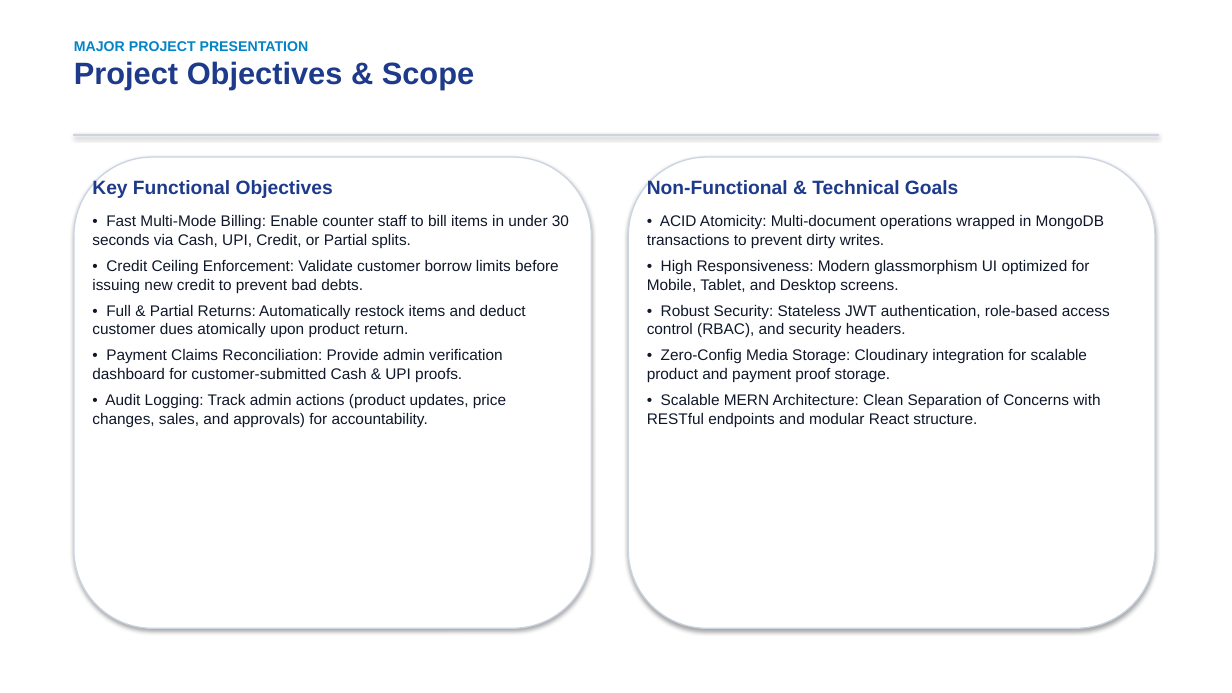
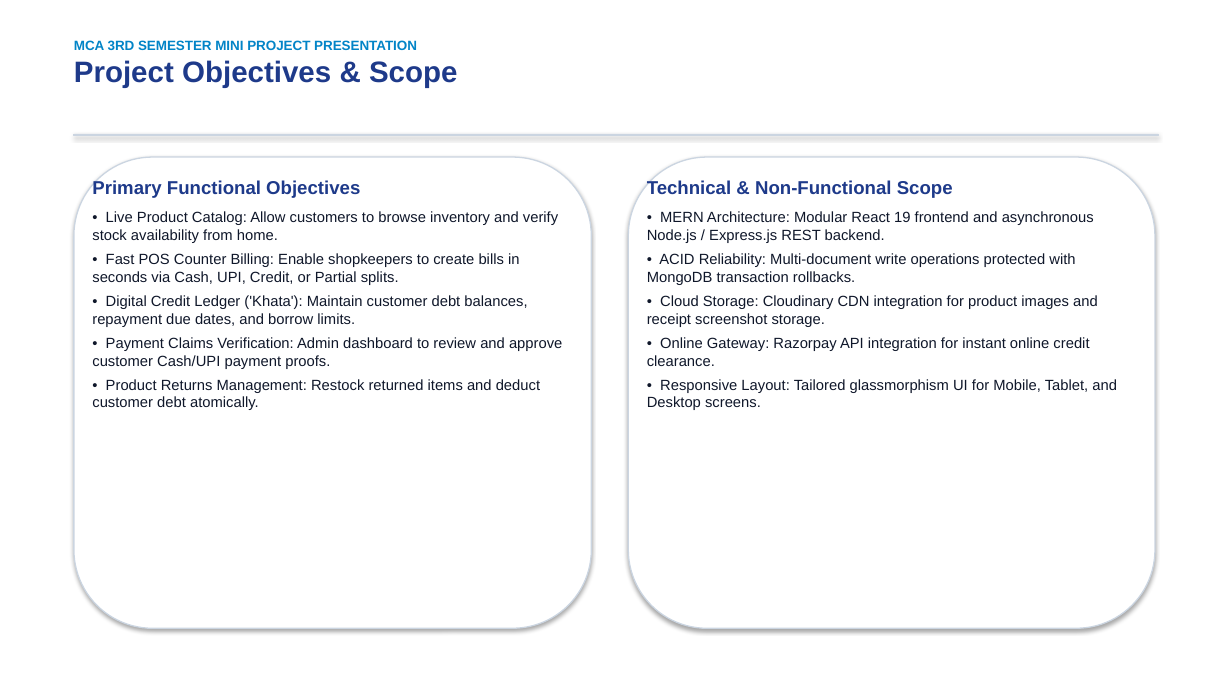
Before and after one commit to Ajitsingh57/SmartShop, a slide deck: slide 4 of docs/SmartShop_Project_Presentation.pptx. Drawn at 1232x693 pixels with LibreOffice and Linux fonts; fonts in the diff are those of the drawing. Boxes give left, top, right and bottom in pixels: in the first picture for what was removed or moved away, otherwise in the second. Text is boxed around its words. In the diff, an @@ line names an element or a change of style, - is before the commit and + after.

Commit message:
feat: isolate admin/customer auth sessions, fix protected route redirect, and update MCA synopsis & docs

```diff
--- a/docs/SmartShop_Project_Presentation.pptx
+++ b/docs/SmartShop_Project_Presentation.pptx
@@ text at box(74, 40, 417, 50): text changed; size 11 to 10.5 pt @@
-MAJOR PROJECT PRESENTATION
+MCA 3RD SEMESTER MINI PROJECT PRESENTATION
@@ text at box(74, 60, 458, 88): size 24 to 23 pt in "Project Objectives & Scope" @@
@@ text at box(92, 179, 562, 410): text changed; size 12 to 11.5 pt @@
-Key Functional Objectives
-• Fast Multi-Mode Billing: Enable counter staff to bill items in under 30 seconds via Cash, UPI, Credit, or Partial splits.
-• Credit Ceiling Enforcement: Validate customer borrow limits before issuing new credit to prevent bad debts.
-• Full & Partial Returns: Automatically restock items and deduct customer dues atomically upon product return.
-• Payment Claims Reconciliation: Provide admin verification dashboard for customer-submitted Cash & UPI proofs.
-• Audit Logging: Track admin actions (product updates, price changes, sales, and approvals) for accountability.
+Primary Functional Objectives
+• Live Product Catalog: Allow customers to browse inventory and verify stock availability from home.
+• Fast POS Counter Billing: Enable shopkeepers to create bills in seconds via Cash, UPI, Credit, or Partial splits.
+• Digital Credit Ledger ('Khata'): Maintain customer debt balances, repayment due dates, and borrow limits.
+• Payment Claims Verification: Admin dashboard to review and approve customer Cash/UPI payment proofs.
+• Product Returns Management: Restock returned items and deduct customer debt atomically.
@@ text at box(647, 179, 1117, 410): text changed; size 12 to 11.5 pt @@
-Non-Functional & Technical Goals
-• ACID Atomicity: Multi-document operations wrapped in MongoDB transactions to prevent dirty writes.
-• High Responsiveness: Modern glassmorphism UI optimized for Mobile, Tablet, and Desktop screens.
-• Robust Security: Stateless JWT authentication, role-based access control (RBAC), and security headers.
-• Zero-Config Media Storage: Cloudinary integration for scalable product and payment proof storage.
-• Scalable MERN Architecture: Clean Separation of Concerns with RESTful endpoints and modular React structure.
+Technical & Non-Functional Scope
+• MERN Architecture: Modular React 19 frontend and asynchronous Node.js / Express.js REST backend.
+• ACID Reliability: Multi-document write operations protected with MongoDB transaction rollbacks.
+• Cloud Storage: Cloudinary CDN integration for product images and receipt screenshot storage.
+• Online Gateway: Razorpay API integration for instant online credit clearance.
+• Responsive Layout: Tailored glassmorphism UI for Mobile, Tablet, and Desktop screens.
```
Also in this commit, not shown: 13 other slides changed, 16 other files.
